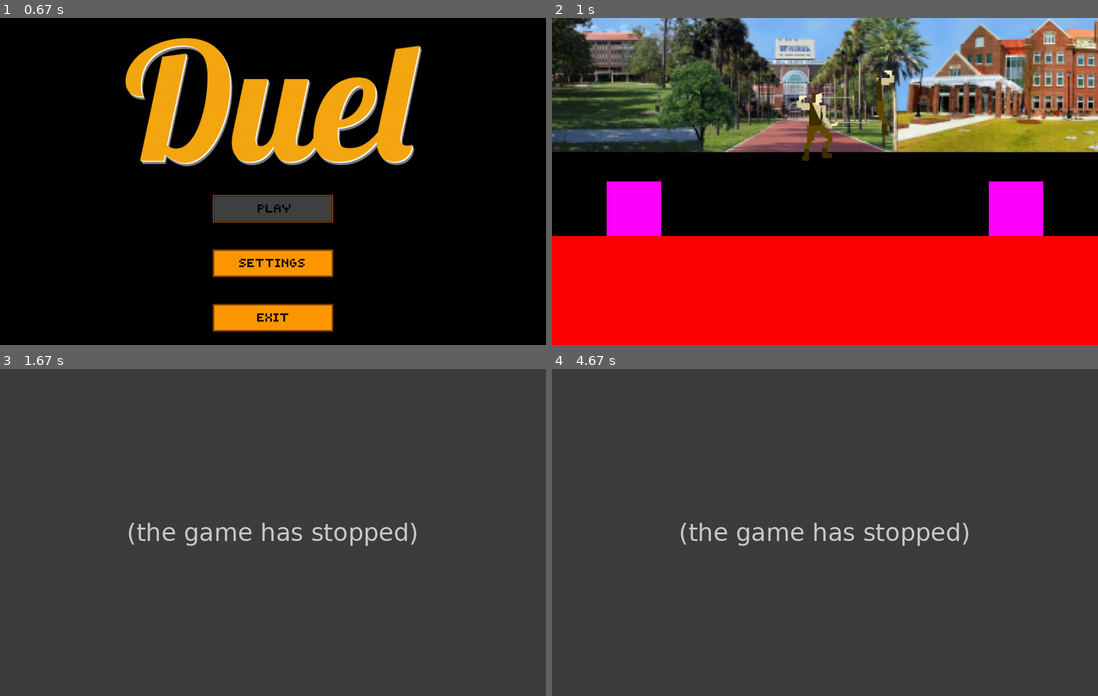
Above: before the commit, frames 1-4 (two rows, left to right).
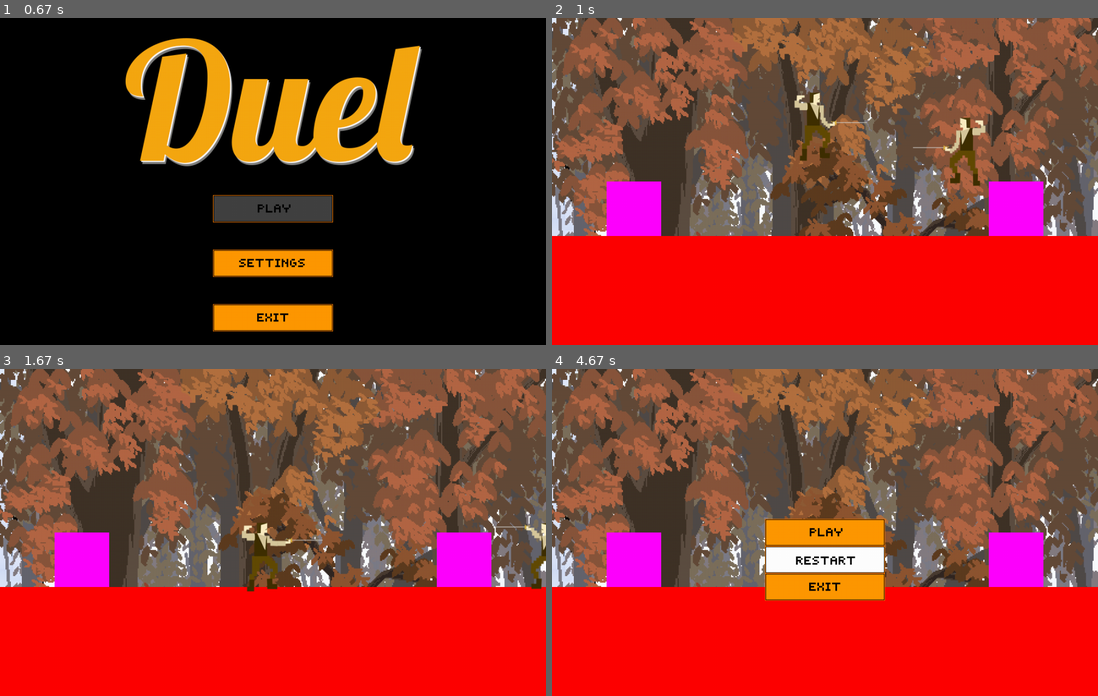
Above: after the commit, the same moments.

Repository: AlexisDougherty13/Duel
Game: pygame game, started from theMain.py
Two runs of this game, one before a commit and one after it. Both use one fixed random seed, a clock stepped at 60 frames per second and the inputs below.
Inputs (mouse positions are in pixels of both pictures, inside the frame that each line leads up to):
- Up to frame 1 (0.67 s): click (251, 194) at 0.38 s
- Up to frame 2 (1 s): hold Right from 0.67 s (still down); move the mouse to (825, 201) at 0.7 s
- Up to frame 3 (1.67 s): release Right at 1.13 s; hold Space 1.17-1.47 s; hold Up 1.17-1.47 s; hold W 1.17-1.47 s; tap F at 1.23, 1.57 s; hold Up from 1.5 s (still down); hold W from 1.5 s (still down)
- Up to frame 4 (4.67 s): release Up at 1.8 s; release W at 1.8 s; hold Right 1.83-2.3 s; hold D 1.83-2.3 s; tap F at 1.9, 2.2, 2.4, 2.7, 2.97, 3.3, 3.6, 3.73, 4.03, 4.57 s; tap Space at 1.98, 3.38, 4.65 s; hold Left 2.33-2.87 s; hold A 2.33-2.87 s; tap Right Shift at 2.48, 3.82 s; hold Down 2.9-3.2 s; hold S 2.9-3.2 s; hold ? 3.23-3.63 s; hold Left 3.23-3.63 s; hold A 3.23-3.63 s; hold Left 3.67-4.07 s; hold A 3.67-4.07 s; hold Esc from 4.5 s (still down); hold Right from 4.5 s (still down); hold D from 4.5 s (still down)

Frame 1 is identical in both runs. In frame 2, 60% of the frame differs, in the area x 0-100%, y 0-67%; in frame 3, 91%; in frame 4, 92%, in the area x 0-100%, y 0-100%.
Error before the commit: AttributeError: 'Player' object has no attribute 'setIsAttacking' (gameEngine.py line 101); the game stopped at 1.23 s (later frames are placeholders)

Commit message:
Many big fixes, sword stabbing a bit funky

Diff:
--- a/gameEngine.py
+++ b/gameEngine.py
@@ -25,7 +25,7 @@
     "sword_movement": 0, #if the sword is moving up its +1 if its moving down its -1 if not moving its 0
     "sword_down": False,  # down due to movement greater than 1/4sec
     "movement_clock": 0,  # time in milliseconds in which the player has moved without stopping
-    "attack": False
+    "attack_count": 0
 }
 
     # Player 2 meta info, store inputs and send to the player object
@@ -37,7 +37,7 @@
     "sword_movement": 0,  # if the sword is moving up its +1 if its moving down its -1 if not moving its 0
     "sword_down": False,  # down due to movement greater than 1/4sec
     "movement_clock": 0,  # time in milliseconds in which the player has moved without stopping
-    "attack": False
+    "attack_count": 0
 }
 
 def mainMenu(screen):  # TODO Call Main Menu Frame instead and have it call startGame
@@ -97,8 +97,7 @@
                 elif event.key == pygame.K_w:
                     adjustPlayer(1, "sword_movement", 1)
                 if event.key == pygame.K_f:
-                    adjustPlayer(1, "attack", True)
-                    player1.setIsAttacking(True)
+                    adjustPlayer(1, "attack_count", 30)
                 if event.key == pygame.K_LEFT:
                     adjustPlayer(2, "left", True)
                 elif event.key == pygame.K_RIGHT:
@@ -111,7 +110,7 @@
                     adjustPlayer(2, "sword_movement", 1)
                 if event.key == pygame.K_QUESTION:
                     adjustPlayer(1, "attack", True)
-                    player2.setIsAttacking(True)
+                    player2.setPlayerState("attacking", True)
                 if event.key == pygame.K_ESCAPE:
                     mainMenuFrame.pauseMenu(screen)
 
@@ -134,14 +133,14 @@
 
         # NON EVENT BASED ACTIONS
         # Player 1 Sprite/Movement
-        if p1_meta_info["attack"]:
-            player1.setPlayerState("attacking", True)
-            p1_meta_info["attack"] = False
-        elif not p1_meta_info["attack"]:
-            player1.setPlayerState("attacking", False)
-        elif p1_meta_info["sword_movement"] != 0:
-            player1.adjustSwordHeight(p1_meta_info["sword_movement"])
-            p1_meta_info["sword_movement"] = 0
+        if p1_meta_info["attack_count"] > 0:
+            player1.setPlayerState("thrusting", True)
+            p1_meta_info["attack_count"] -= 1
+        else:
+            player1.setPlayerState("thrusting", False)
+            if p1_meta_info["sword_movement"] != 0:
+                player1.adjustSwordHeight(p1_meta_info["sword_movement"])
+                p1_meta_info["sword_movement"] = 0
 
         if player1.rect.x > player2.rect.x:
             player1.setDirection("left")
@@ -154,23 +153,21 @@
             player1.moveRight()
         elif player1.getPlayerState("x_velocity") != 0:
             player1.standingStill()
-        if p1_meta_info["up"] and player1.getPlayerState("on_ground"):#TODO: make better Gravity
+        if p1_meta_info["up"] and player1.getPlayerState("on_ground"):
             player1.jump(time())
-        elif not player1.getPlayerState("on_ground"): #TODO: make better Gravity
+        elif not player1.getPlayerState("on_ground"):
             player1.calculateGravity(time())
 
-        player1.move(entities)
-
         # Player 2 Sprite/Movement
 
-        if p2_meta_info["attack"]:
-            player2.setPlayerState("attacking", True)
-            p2_meta_info["attack"] = False
-        elif not p2_meta_info["attack"]:
-            player2.setPlayerState("attacking", False)
-        elif p2_meta_info["sword_movement"] != 0:
-            player2.adjustSwordHeight(p2_meta_info["sword_movement"])
-            p2_meta_info["sword_movement"] = 0
+        if p2_meta_info["attack_count"] > 0:
+            player2.setPlayerState("thrusting", True)
+            p2_meta_info["attack_count"] -= 1
+        else :
+            player2.setPlayerState("thrusting", False)
+            if p2_meta_info["sword_movement"] != 0:
+                player2.adjustSwordHeight(p2_meta_info["sword_movement"])
+                p2_meta_info["sword_movement"] = 0
 
         if player2.rect.x > player1.rect.x:
             player2.setDirection("left")
@@ -183,43 +180,45 @@
             player2.moveRight()
         elif player2.getPlayerState("x_velocity") != 0:
             player2.standingStill()
-        if p2_meta_info["up"] and player2.getPlayerState("on_ground"):  # TODO: make better Gravity
+        if p2_meta_info["up"] and player2.getPlayerState("on_ground"):
             player2.jump(time())
-        elif not player2.getPlayerState("on_ground"):  # TODO: make better Gravity
+        elif not player2.getPlayerState("on_ground"):
             player2.calculateGravity(time())
 
-        #player2.move(entities)
+        player2.move(entities)
 
         #Collision stuffs
-        # player1body = player1.getCollisionRect()
-        # player2body = player2.getCollisionRect()
-        # if getSwordLine(player1).colliderect(getSwordLine(player2)):
-        #     #print("Clash!")
-        #     if player1.getDirection() == "left":
-        #         player1.move(entities)
-        #         player2.move(-3.5, 0, entities)
-        #     else:
-        #         player1.move(-3.5, 0, entities)
-        #         player2.move(3.5, 0, entities)
-        #     player1.setPlayerState("x_velocity", 0)
-        #     player2.setPlayerState("x_velocity", 0)
-        # else:
-        #     if player1body.colliderect(getSwordLine(player2)) and player2body.colliderect(getSwordLine(player1)):
-        #
-        #         #print("players both died")
-        #         player1.setPlayerState("ghost", True)
-        #         player2.setPlayerState("ghost", True)
-        #         #screen locked in place
-        #     elif player1body.colliderect(getSwordLine(player2)):
-        #         #print("player 1 had an ouchie")
-        #         player1.setPlayerState("ghost", True) #Should start a counter for each frame of death animation, followed by a respawn delay, followed by drawing them as a ghost in that spot
-        #         player2.setPlayerState("ghost", False)
-        #         #screen follows player 2
-        #     elif player2body.colliderect(getSwordLine(player1)):
-        #         #print("player 2 had an ouchie")
-        #         player2.setPlayerState("ghost", True) #Should start a counter for each frame of death animation, followed by a respawn delay, followed by drawing them as a ghost in that spot
-        #         player1.setPlayerState("ghost", False)
-        #         #screen follows player 1
+        player1body = player1.getCollisionRect()
+        player2body = player2.getCollisionRect()
+        if getSwordLine(player1).colliderect(getSwordLine(player2)):
+            #print("Clash!")
+            player1.setPlayerState("x_velocity", 0)
+            player2.setPlayerState("x_velocity", 0)
+            if player1.getDirection() == "left":
+                player1.moveRight()
+                player2.moveLeft()
+            else:
+                player1.moveLeft()
+                player2.moveRight()
+        else:
+            if player1body.colliderect(getSwordLine(player2)) and player2body.colliderect(getSwordLine(player1)):
+                print("players both died")
+                player1.setPlayerState("ghost", True)
+                player2.setPlayerState("ghost", True)
+                #screen locked in place
+            elif player1body.colliderect(getSwordLine(player2)):
+                print("player 1 had an ouchie")
+                player1.setPlayerState("ghost", True) #Should start a counter for each frame of death animation, followed by a respawn delay, followed by drawing them as a ghost in that spot
+                player2.setPlayerState("ghost", False)
+                #screen follows player 2
+            elif player2body.colliderect(getSwordLine(player1)):
+                print("player 2 had an ouchie")
+                player2.setPlayerState("ghost", True) #Should start a counter for each frame of death animation, followed by a respawn delay, followed by drawing them as a ghost in that spot
+                player1.setPlayerState("ghost", False)
+                #screen follows player 1
+
+        player1.move(entities)
+        player2.move(entities)
 
         #render
         gameFrame.render(my_sprites, draw_buffer)
--- a/player.py
+++ b/player.py
@@ -42,7 +42,6 @@
             "on_right_wall": False,
             "on_left_wall": False,
             "on_ground": False,
-            "attacking": False,
             "locked_on": False,
             "ghost": False,
             "sword_height": 1,
@@ -73,8 +72,8 @@
             self._player_state["count_until_turn_around"] = 20
         elif self._player_state["count_until_turn_around"] < 0:
             self._player_state["count_until_turn_around"] = 0
-        if self.getPlayerState("x_velocity") < -15 and self._player_state["count_until_turn_around"] ==15:
-                self.setPlayerState("x_velocity", -10)
+        if self.getPlayerState("x_velocity") < -10:
+            self.setPlayerState("x_velocity", -10)
 
     def moveRight(self):
         self.setPlayerState("x_velocity", self.getPlayerState("x_velocity") + 1)
@@ -143,9 +142,9 @@
 
     def adjustSwordHeight(self, adjustment):
         self._player_state["sword_height"] += adjustment
-        if self._player_state["sword_height"] > 0:
+        if self._player_state["sword_height"] < 1:
             self._player_state["sword_height"] = 1
-        elif self._player_state["sword_height"] < 4:
+        elif self._player_state["sword_height"] > 3:
             self._player_state["sword_height"] = 3
 
     def getSprite(self):
@@ -179,7 +178,7 @@
     def getCollisionRect(self):
         return Rect(self.rect.x + image_shift_amount_x, self.rect.y - image_shift_amount_y, 73, 140)
 
-    def move(self, entities): #TODO Check for being stabbed in this method
+    def debug(self):
         print("x_vel: ", end="")
         print(self.getPlayerState("x_velocity"), end=" ")
         print("y_vel: ", end="")
@@ -190,6 +189,9 @@
         print(self.rect.y)
         print("count: ", end="")
         print(self.getPlayerState("count_until_turn_around"))
+
+    def move(self, entities): #TODO Check for being stabbed in this method
+
         self.setPlayerState("on_ground", False)
         self.setPlayerState("on_right_wall", False)
         self.setPlayerState("on_left_wall", False)
@@ -197,12 +199,12 @@
         collision_list = self.test_collision_X(entities)  # Test all entities on the map for collision with player
         self.rect.x += (self.getPlayerState("x_velocity"))
         for objects in collision_list:
-            if self.getPlayerState("x_velocity") > 0:  # Moving right
+            if self.getPlayerState("x_velocity") < 0:  # Moving left
                 self.rect.left = objects.right - image_shift_amount_x
+                self.setPlayerState("on_left_wall", True)
+            elif self.getPlayerState("x_velocity") > 0:  # Moving right
+                self.rect.right = objects.left - image_shift_amount_x
                 self.setPlayerState("on_right_wall", True)
-            elif self.getPlayerState("x_velocity") < 0:  # Moving left
-                self.rect.right = objects.left + image_shift_amount_x
-                self.setPlayerState("on_left_wall", True)
         # Lock player to look at other player when standing still or moving short time.
         # Flip player if they have been moving a certain amount of time.
 
@@ -210,9 +212,9 @@
         self.rect.y += (self.getPlayerState("y_velocity"))
         for objects in collision_list:
             if self.getPlayerState("y_velocity") < 0:  # Moving up
-                self.rect.top = objects.bottom + image_shift_amount_y
+                self.rect.top = objects.bottom - image_shift_amount_y
             elif self.getPlayerState("y_velocity") > 0:  # Moving down
-                self.rect.bottom = objects.top - image_shift_amount_y
+                self.rect.bottom = objects.top + image_shift_amount_y
                 self.setPlayerState("on_ground", True)
         self.update()  # updates players position
 
@@ -223,11 +225,6 @@
             if self.getCollisionRect().colliderect(objects):
                 collision_list.append(objects)
         self.rect.y -= (self.getPlayerState("y_velocity"))
-
-
-
-        if collision_list.__len__() > 0:
-            print(collision_list[0])
         return collision_list
 
     def test_collision_X(self, entities):
@@ -237,11 +234,6 @@
             if self.getCollisionRect().colliderect(objects):
                 collision_list.append(objects)
         self.rect.x -= (self.getPlayerState("x_velocity"))
-
-
-
-        if collision_list.__len__() > 0:
-            print(collision_list[0])
         return collision_list
 
     def duck(self):
--- a/swordHitBoxes.py
+++ b/swordHitBoxes.py
@@ -5,16 +5,16 @@
 	point1 = -1
 	point2 = -1
 	height = -1
-	if abs(player.getPlayerState("x_velocity")) < 20: #if sword is ready
+	if abs(player.getPlayerState("x_velocity")) < 10: #if sword is ready
 		if player.getDirection() == "left":
-			if player.getPlayerState("attacking"): #if player is not attacking
+			if player.getPlayerState("thrusting"): #if player is not attacking
 				point1 = player.rect.x + 14
 				point2 = player.rect.x + 69
 			else: #player is attacking
 				point1 = player.rect.x + 0
 				point2 = player.rect.x + 55
 		else:
-			if player.getPlayerState("attacking"): #if player is not attacking
+			if player.getPlayerState("thrusting"): #if player is not attacking
 				point1 = player.rect.x + 145
 				point2 = player.rect.x + 200
 			else: #player is attacking
Binary file changed: Resources/Images/UF_Background.png
